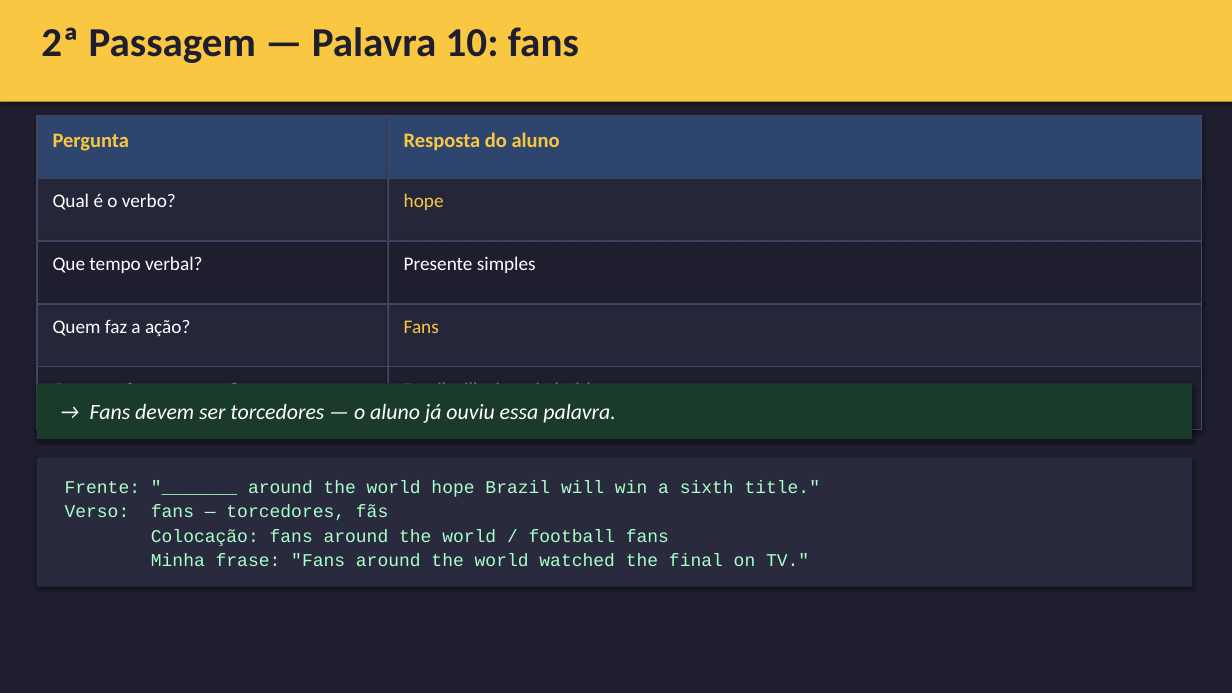
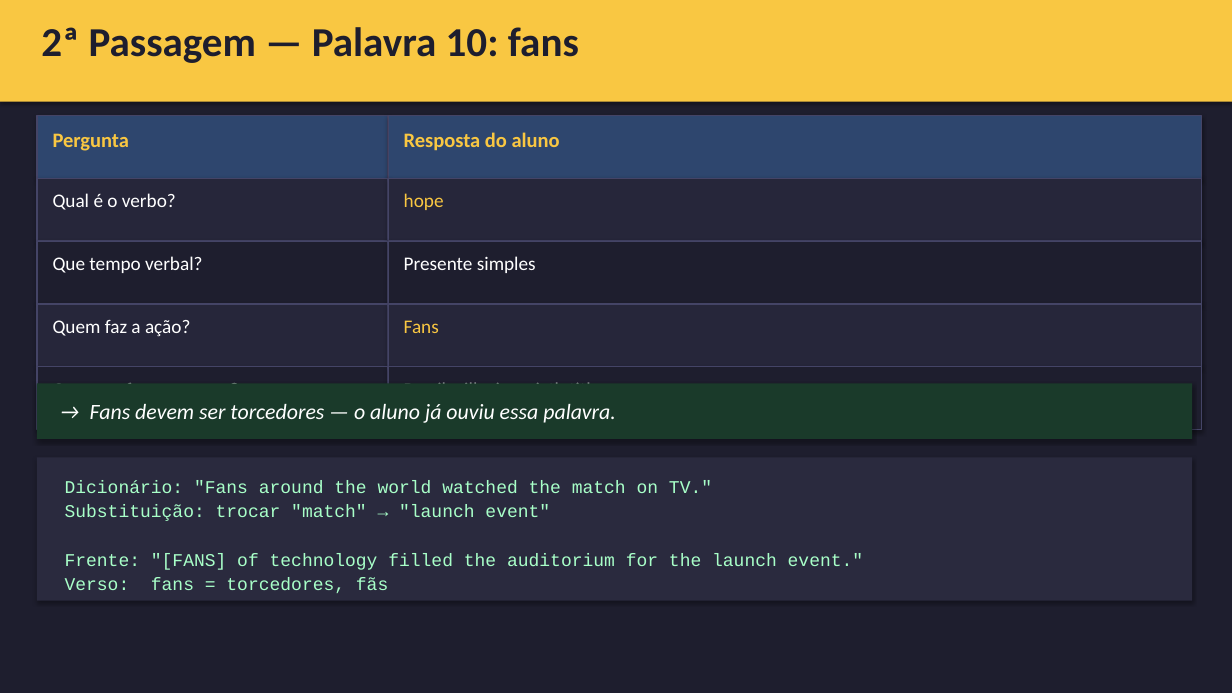
Before and after one commit to emadruga/StudyAmigoApp, a slide deck: slide 26 of placement_exam/planning_E02/E02_slides_Tier1_Duas_Passagem_v1.0.pptx. Drawn at 1232x693 pixels with LibreOffice and Linux fonts; fonts in the diff are those of the drawing. Boxes give left, top, right and bottom in pixels: in the first picture for what was removed or moved away, otherwise in the second. Text is boxed around its words. In the diff, an @@ line names an element or a change of style, - is before the commit and + after.

```diff
--- a/placement_exam/planning_E02/E02_slides_Tier1_Duas_Passagem_v1.0.pptx
+++ b/placement_exam/planning_E02/E02_slides_Tier1_Duas_Passagem_v1.0.pptx
@@ rectangle: place and size @@
-rectangle at <box>37,457,1192,587</box>
+rectangle at <box>37,457,1192,601</box>
@@ text at <box>65,481,864,593</box>: text changed @@
-Frente: "_______ around the world hope Brazil will win a sixth title."
-Verso: fans — torcedores, fãs
-Colocação: fans around the world / football fans
-Minha frase: "Fans around the world watched the final on TV."
+Dicionário: "Fans around the world watched the match on TV."
+Substituição: trocar "match" → "launch event"
+Frente: "[FANS] of technology filled the auditorium for the launch event."
+Verso: fans = torcedores, fãs
```
Also in this commit, not shown: 12 other slides changed, 1 other file.
